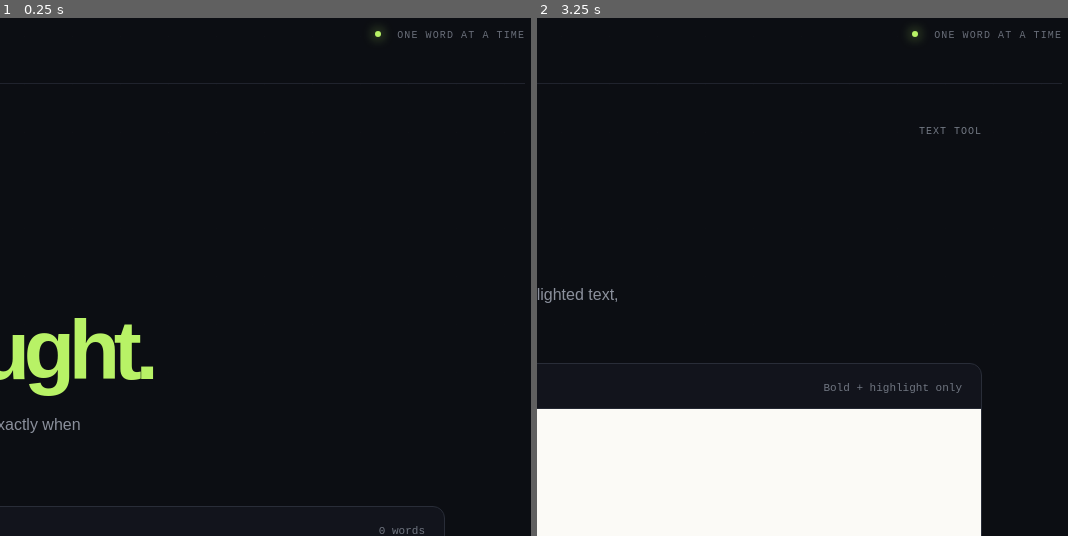
Above: before the commit, frames 1-2 (left to right).
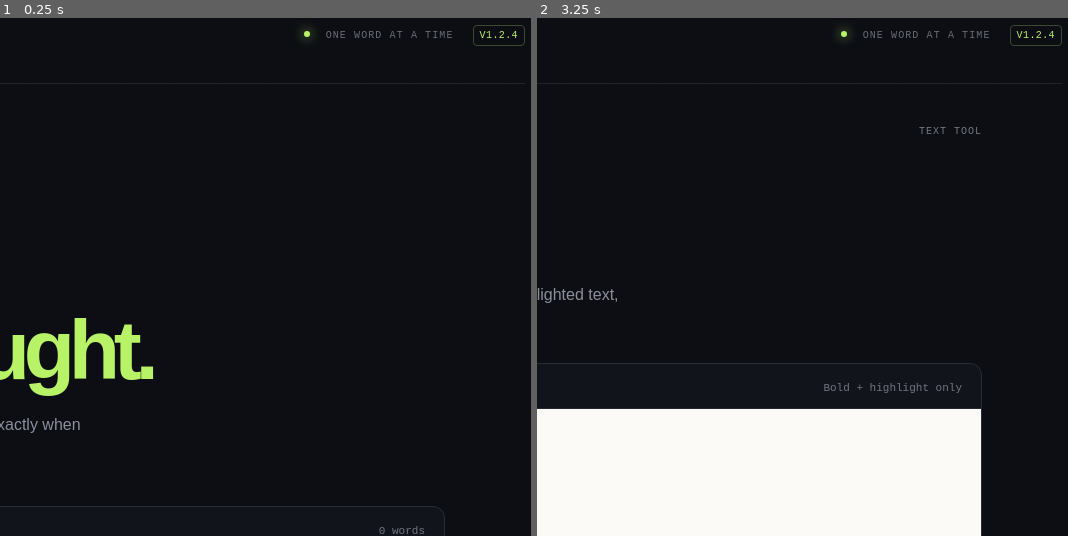
Above: after the commit, the same moments.

Repository: hi-art01/tech-racer
Game: browser game, page index.html
Same seed, same stepped clock (60 frames per second), same inputs: the game is played once before the commit and once after it.
Inputs (mouse positions are % of the whole screen's width and height, from its top left):
- Up to frame 1 (0.25 s): no input
- Up to frame 2 (3.25 s): click "Start reading →" at 0.27 s; click "Start reading →" at 1.27 s; click (36, 80) at 1.87 s; click "✦ flashread" at 2.47 s; click "Open Rhetorisiser →" at 3.07 s
The pictures show only the part of the screen within x 50-100%, y 0-50%; the shares and areas given below are measured in that part.

The runs differ from the first frame. In frame 1, 0.3% of the frame differs, in the area x 57-99%, y 1-6%; in frame 2, 0.3%.

Commit message:
Show app version 1.2.4

Diff:
--- a/index.html
+++ b/index.html
@@ -14,7 +14,7 @@
     <main class="shell">
       <nav class="topbar">
         <a class="brand" href="#" aria-label="Flashread home"><span class="brand-mark">✦</span> flashread</a>
-        <div class="nav-note"><span class="status-dot"></span> one word at a time</div>
+        <div class="nav-note"><span class="status-dot"></span> one word at a time <span class="version-label">v1.2.4</span></div>
       </nav>
 
       <section class="hero" id="setupView">
--- a/styles.css
+++ b/styles.css
@@ -61,3 +61,4 @@
 .rich-output { white-space:normal; }
 .rich-output[contenteditable="true"] { outline:none; }
 .input-footer .hint { margin-right:auto; }
+.version-label { margin-left:12px; padding:4px 6px; border:1px solid #3c4b2e; border-radius:4px; color:var(--accent); letter-spacing:.04em; }
